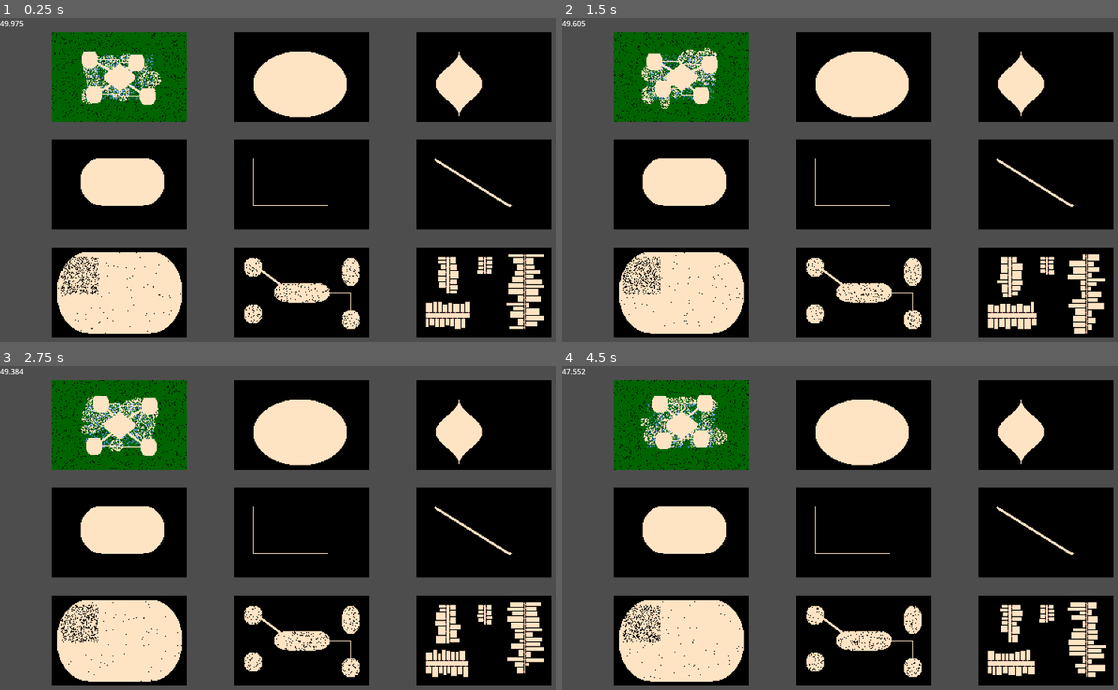
Above: before the commit, frames 1-4 (two rows, left to right).
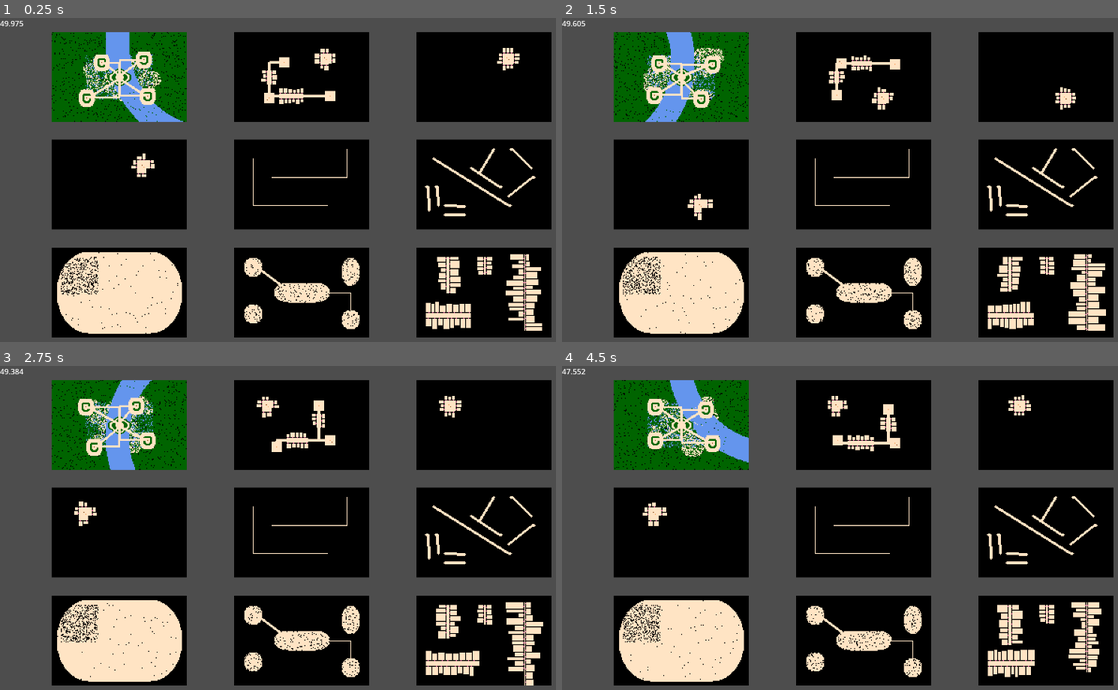
Above: after the commit, the same moments.

Repository: langel/ipsylial
Game: Godot game, scene res://scenes/9_level_dungeon_gen.tscn
Same seed, same stepped clock (60 frames per second), same inputs: the game is played once before the commit and once after it.
Inputs (mouse positions are in pixels of both pictures, inside the frame that each line leads up to):
- Up to frame 1 (0.25 s): no input
- Up to frame 2 (1.5 s): tap Enter at 0.5 s; move the mouse to (995, 170) at 0.52 s; hold D (move_right) 0.53-1.28 s; tap Space (space) at 0.6, 1.25, 1.35 s; move the mouse to (739, 202) at 1.27 s; hold S (move_down) from 1.28 s (still down)
- Up to frame 3 (2.75 s): tap Enter at 2 s; move the mouse to (361, 459) at 2.02 s; release S (move_down) at 2.03 s; hold D (move_right) from 2.03 s (still down); tap Mouse wheel up (zoom_in) at 2.1 s; tap Space (space) at 2.3 s
- Up to frame 4 (4.5 s): tap Space (space) at 2.75, 3.05, 3.6, 4.25, 4.35 s; move the mouse to (834, 602) at 2.77 s; release D (move_right) at 2.78 s; hold W (move_up) 2.78-3.53 s; tap Mouse wheel down (zoom_out) at 2.85 s; tap Enter at 3.5 s; move the mouse to (1040, 586) at 3.52 s; hold A (move_left) from 3.53 s (still down); move the mouse to (684, 482) at 4.27 s

The runs differ from the first frame. In frame 1, 9.5% of the frame differs, in the area x 10-98%, y 4-98%; in frame 2, 10%; in frame 3, 10%; in frame 4, 10%, in the area x 9-98%, y 4-97%.

Commit message:
finally some decent looking map stuff

Diff:
--- a/scripts/dungeon.gd
+++ b/scripts/dungeon.gd
@@ -56,13 +56,21 @@
 	return data
 
 func gen_terrain(data: Array):
+	var rooms = []
+	var stair
 	var stairs = []
+	var stairs_old = []
 	var x = 0 # scratch registers
 	var y = 0
 	var s = 0
+	var d
+	var r
+
+
 	# level 1 - outside - walls are trees and flowers
-	push_warning('level 1')
 	level_fill(data[0], tile.forrest)
+	level_fill_ovoid(data[0], Rect2(width/2-17,height/2-17,34,34), tile.floor)
+	# starting noise
 	for i in 19:  #19
 		x = rngmod(width/2)+width/5
 		y = rngmod(height/2)+height/6
@@ -70,39 +78,183 @@
 	level_noise(data[0], tile.wall, Rect2(0, 0, width, height), 1337)
 	level_noise(data[0], tile.water, Rect2(width/4, height/4, width/2, height/2), 1337)
 	level_noise(data[0], tile.forrest, Rect2(0, 0, width, height), 7878)
-	level_carve_ovoid(data[0], Rect2(width/2-17,height/2-17,34,34))
+	# river
+	y = height/2
+	y += rngmod(160) - 80
+	x = width/2
+	if (rngmod(2)):
+		level_arc_fine(data[0], Vector2(x+100, y), 500, 1000, 90, 25, tile.water)
+	else:
+		level_arc_fine(data[0], Vector2(x-100, y), 0, 500, 90, 25, tile.water)
+	# center
+	level_fill_ovoid(data[0], Rect2(width/2-13,height/2-13,26,26), tile.forrest)
+	level_fill_ovoid(data[0], Rect2(width/2-11,height/2-11,22,22), tile.floor)
+	level_fill_ovoid(data[0], Rect2(width/2-9,height/2-9,18,18), tile.forrest)
+	level_fill_ovoid(data[0], Rect2(width/2-5,height/2-5,10,10), tile.floor)
 	# stair spaces
 	s = 17
+	# top left
 	x = width/5 + rngmod(width/8)
 	y = height/6 + rngmod(height/8)
-	level_carve_rounded(data[0], Rect2(x, y, s, s))
+	rooms.append(Rect2(x, y, s, s))
+	level_fill_rounded(data[0], Rect2(x, y, s, s), tile.floor)
+	level_fill_rounded(data[0], Rect2(x+4, y+4, s-8, s-8), tile.forrest)
+	level_fill_rounded(data[0], Rect2(x+6, y+6, s-12, s-12), tile.floor)
 	level_carve_path(data[0], Vector2(x+s/2, y+s/2), Vector2(width/2, height/2))
+	level_carve_path(data[0], Vector2(x+s/2, y+s/2+1), Vector2(width/2-1, height/2))
 	level_carve_corridor(data[0], Vector2(x+s/2, y+s/2), Vector2(width/2, height/2))
+	stairs.append(Vector2(x+s/2, y+s/2))
+	data_write(data[0], x+s/2, y+s/2, tile.stair_down)
+	# top right
 	x = width - width/5 - rngmod(width/8) - s
 	y = height/6 + rngmod(height/8)
+	rooms.append(Rect2(x, y, s, s))
 	level_carve_rounded(data[0], Rect2(x, y, s, s))
+	level_fill_rounded(data[0], Rect2(x+4, y+4, s-8, s-8), tile.forrest)
+	level_fill_rounded(data[0], Rect2(x+6, y+6, s-12, s-12), tile.floor)
 	level_carve_path(data[0], Vector2(x+s/2, y+s/2), Vector2(width/2, height/2))
+	level_carve_path(data[0], Vector2(x+s/2, y+s/2+1), Vector2(width/2+1, height/2))
 	level_carve_corridor(data[0], Vector2(x+s/2, y+s/2), Vector2(width/2, height/2))
+	stairs.append(Vector2(x+s/2, y+s/2))
+	data_write(data[0], x+s/2, y+s/2, tile.stair_down)
+	# bottom right
+	x = width - width/5 - rngmod(width/8) - s
+	y = height - height/6 - rngmod(height/8) - s
+	rooms.append(Rect2(x, y, s, s))
+	level_carve_rounded(data[0], Rect2(x, y, s, s))
+	level_fill_rounded(data[0], Rect2(x+4, y+4, s-8, s-8), tile.forrest)
+	level_fill_rounded(data[0], Rect2(x+6, y+6, s-12, s-12), tile.floor)
+	level_carve_path(data[0], Vector2(x+s/2, y+s/2), Vector2(width/2, height/2))
+	level_carve_path(data[0], Vector2(x+s/2, y+s/2-1), Vector2(width/2+1, height/2))
+	level_carve_corridor(data[0], Vector2(x+s/2, y+s/2), Vector2(width/2, height/2))
+	stairs.append(Vector2(x+s/2, y+s/2))
+	data_write(data[0], x+s/2, y+s/2, tile.stair_down)
+	# bottom left
 	x = width/5 + rngmod(width/8)
 	y = height - height/6 - rngmod(height/8) - s
+	rooms.append(Rect2(x, y, s, s))
 	level_carve_rounded(data[0], Rect2(x, y, s, s))
+	level_fill_rounded(data[0], Rect2(x+4, y+4, s-8, s-8), tile.forrest)
+	level_fill_rounded(data[0], Rect2(x+6, y+6, s-12, s-12), tile.floor)
 	level_carve_path(data[0], Vector2(x+s/2, y+s/2), Vector2(width/2, height/2))
+	level_carve_path(data[0], Vector2(x+s/2, y+s/2-1), Vector2(width/2-1, height/2))
 	level_carve_corridor(data[0], Vector2(x+s/2, y+s/2), Vector2(width/2, height/2))
-	x = width - width/5 - rngmod(width/8) - s
-	y = height - height/6 - rngmod(height/8) - s
-	level_carve_rounded(data[0], Rect2(x, y, s, s))
-	level_carve_path(data[0], Vector2(x+s/2, y+s/2), Vector2(width/2, height/2))
-	level_carve_corridor(data[0], Vector2(x+s/2, y+s/2), Vector2(width/2, height/2))
+	stairs.append(Vector2(x+s/2, y+s/2))
+	data_write(data[0], x+s/2, y+s/2, tile.stair_down)
+
+
 	# level 2
-	level_carve_elipse(data[1], Rect2(20,20,100,70))
+	#level_carve_elipse(data[1], Rect2(20,20,100,70))
+	#level_arc(data[1], Vector2(width/2, height/2), 0, 90, 25, 9, tile.water)
+	stairs_old = stairs
+	stairs = []
+	var stair_different = rngmod(4)
+	s = stair_different
+	stair = Vector2(stairs_old[s].x -2, stairs_old[s].y -2)
+	stairs.append(stair)
+	level_carve_hallway(data[1], Vector2(stair.x - 4, stair.y - 4), true, 12, 4, Vector2(3,3), Vector2(3,3))
+	level_carve_hallway(data[1], Vector2(stair.x - 4, stair.y - 4), false, 12, 4, Vector2(3,3), Vector2(3,3))
+	data_write(data[1], stairs_old[s].x, stairs_old[s].y, tile.stair_up)
+	data_write(data[1], stair.x, stair.y, tile.stair_down)
+	for i in 4:
+		var temp_s = (s + i) % 4
+		var next_s = (temp_s + 1) % 4
+		if (temp_s == stair_different):
+			continue
+		if (temp_s == 0):
+			level_carve_rect(data[1], Rect2(stairs_old[temp_s].x-5, stairs_old[temp_s].y-5, 11, 11))
+			d = stairs_old[next_s].x - stairs_old[temp_s].x
+			r = d / 5
+			if (temp_s != (s+3)%4):
+				level_carve_rect(data[1], Rect2(stairs_old[temp_s].x, stairs_old[temp_s].y-1, d, 3))
+				level_carve_corridor(data[1], Vector2(stairs_old[temp_s].x+d, stairs_old[temp_s].y), Vector2(stairs_old[next_s].x+1, stairs_old[next_s].y+1))
+				level_carve_hallway(data[1], Vector2(stairs_old[temp_s].x+11, stairs_old[temp_s].y-2), false, 5, r, Vector2(3,3), Vector2(3,3))
+			data_write(data[1], stairs_old[temp_s].x, stairs_old[temp_s].y, tile.stair_up)
+		if (temp_s == 1):
+			level_carve_rect(data[1], Rect2(stairs_old[temp_s].x-5, stairs_old[temp_s].y-5, 11, 11))
+			d = stairs_old[next_s].y - stairs_old[temp_s].y
+			r = d / 5
+			if (temp_s != (s+3)%4):
+				level_carve_rect(data[1], Rect2(stairs_old[temp_s].x-1, stairs_old[temp_s].y, 3, d))
+				level_carve_corridor(data[1], Vector2(stairs_old[temp_s].x+1, stairs_old[temp_s].y+d), Vector2(stairs_old[next_s].x, stairs_old[next_s].y+1))
+				level_carve_hallway(data[1], Vector2(stairs_old[temp_s].x-2, stairs_old[temp_s].y+9), true, 5, r, Vector2(3,3), Vector2(3,3))
+			data_write(data[1], stairs_old[temp_s].x, stairs_old[temp_s].y, tile.stair_up)
+		if (temp_s == 2):
+			level_carve_rect(data[1], Rect2(stairs_old[temp_s].x-5, stairs_old[temp_s].y-5, 11, 11))
+			d = stairs_old[temp_s].x - stairs_old[next_s].x
+			r = d / 5
+			if (temp_s != (s+3)%4):
+				level_carve_rect(data[1], Rect2(stairs_old[temp_s].x-d, stairs_old[temp_s].y-1, d, 3))
+				level_carve_corridor(data[1], Vector2(stairs_old[temp_s].x-d, stairs_old[temp_s].y+1), Vector2(stairs_old[next_s].x+1, stairs_old[next_s].y))
+				level_carve_hallway(data[1], Vector2(stairs_old[temp_s].x-d+11, stairs_old[temp_s].y-2), false, 5, r, Vector2(3,3), Vector2(3,3))
+			data_write(data[1], stairs_old[temp_s].x, stairs_old[temp_s].y, tile.stair_up)
+		if (temp_s == 3):
+			level_carve_rect(data[1], Rect2(stairs_old[temp_s].x-5, stairs_old[temp_s].y-5, 11, 11))
+			d = stairs_old[temp_s].y - stairs_old[next_s].y
+			r = d / 5
+			if (temp_s != (s+3)%4):
+				level_carve_rect(data[1], Rect2(stairs_old[temp_s].x-1, stairs_old[temp_s].y-d, 3, d))
+				level_carve_corridor(data[1], Vector2(stairs_old[temp_s].x+1, stairs_old[temp_s].y-d), Vector2(stairs_old[next_s].x, stairs_old[next_s].y+1))
+				level_carve_hallway(data[1], Vector2(stairs_old[temp_s].x-2, stairs_old[temp_s].y-d+9), true, 5, r, Vector2(3,3), Vector2(3,3))
+			data_write(data[1], stairs_old[temp_s].x, stairs_old[temp_s].y, tile.stair_up)
+		if (temp_s == (stair_different+2)%4):
+			x = stairs_old[temp_s].x
+			y = stairs_old[temp_s].y
+			if (temp_s == 0):
+				x -= 2
+				y -= 2
+			if (temp_s == 1):
+				x += 2
+				y -= 2
+			if (temp_s == 2):
+				x += 2
+				y += 2
+			if (temp_s == 3):
+				x -= 2
+				y += 2
+			stair = Vector2(x, y)
+			stairs.append(stair)
+			data_write(data[1], stair.x, stair.y, tile.stair_down)
+
+
+
 	# level 3
-	level_carve_ovoid(data[2], Rect2(20,20,50,70))
+	#level_fill_ovoid(data[2], Rect2(20,20,50,70), tile.floor)
+	stairs_old = stairs
+	stairs = []
+	stair = Vector2(stairs_old[0].x +2, stairs_old[0].y +2)
+	stairs.append(stair);
+	level_carve_hallway(data[2], Vector2(stair.x - 6, stair.y - 6), true, 12, 7, Vector2(3,3), Vector2(3,1))
+	level_carve_hallway(data[2], Vector2(stair.x - 6, stair.y - 6), false, 12, 7, Vector2(3,3), Vector2(1,3))
+	data_write(data[2], stairs_old[0].x, stairs_old[0].y, tile.stair_up)
+	data_write(data[2], stair.x, stair.y, tile.stair_down)
+
+
 	# level 4
-	level_carve_rounded(data[3], Rect2(30,20,90,50))
+	#level_carve_rounded(data[3], Rect2(30,20,90,50))
+	stairs_old = stairs
+	stairs = []
+	stair = Vector2(stairs_old[0].x -2, stairs_old[0].y -2)
+	stairs.append(stair);
+	level_carve_hallway(data[3], Vector2(stair.x - 5, stair.y - 5), true, 14, 5, Vector2(3,3), Vector2(4,3))
+	level_carve_hallway(data[3], Vector2(stair.x - 5, stair.y - 5), false, 14, 5, Vector2(3,3), Vector2(3,5))
+	data_write(data[3], stairs_old[0].x, stairs_old[0].y, tile.stair_up)
+	data_write(data[3], stair.x, stair.y, tile.stair_down)
+
+
 	# level 5
 	level_carve_path(data[4], Vector2(100,70), Vector2(20,20))
+	level_carve_path(data[4], Vector2(40,40), Vector2(120,10))
 	# level 6
 	level_carve_corridor(data[5], Vector2(100,70), Vector2(20,20))
+	level_carve_corridor(data[5], Vector2(100,10), Vector2(120,30))
+	level_carve_corridor(data[5], Vector2(125,40), Vector2(100,60))
+	level_carve_corridor(data[5], Vector2(90,50), Vector2(60,30))
+	level_carve_corridor(data[5], Vector2(65,35), Vector2(80,10))
+	level_carve_corridor(data[5], Vector2(10,50), Vector2(11,75))
+	level_carve_corridor(data[5], Vector2(20,50), Vector2(21,70))
+	level_carve_corridor(data[5], Vector2(30,70), Vector2(51,71))
+	level_carve_corridor(data[5], Vector2(30,80), Vector2(51,80))
 	# level 7
 	level_carve_rounded(data[6], Rect2(5,5,width-10,height-10))
 	level_noise(data[6], tile.wall, Rect2(10, 10, 40, 40), 500)
@@ -122,6 +274,27 @@
 	level_carve_hallway(data[8], Vector2(115, 7), true, 1, 27, Vector2(3,3), Vector2(17,5))
 	level_carve_hallway(data[8], Vector2(10, 70), false, 5, 17, Vector2(3,7), Vector2(5, 5))
 
+func level_arc(data: Array, origin: Vector2, start: int, end: int, radius: int, width: int, tile_type: tile):
+	var d = start if (start < end) else end
+	for i in width:
+		if (start > end):
+			for j in (start - end):
+				data_write(data, origin.x + sin(((end+j)/360.0)*TAU)*(radius+i), origin.y + cos(((end+j)/360.0)*TAU)*(radius+i), tile_type)
+		else:
+			for j in (end - start):
+				data_write(data, origin.x + sin(((start+j)/360.0)*TAU)*(radius+i), origin.y + cos(((start+j)/360.0)*TAU)*(radius+i), tile_type)
+
+func level_arc_fine(data: Array, origin: Vector2, start: int, end: int, radius: int, width: int, tile_type: tile):
+	var d = start if (start < end) else end
+	for i in width:
+		if (start > end):
+			for j in (start - end):
+				data_write(data, origin.x + sin(((end+j)/1000.0)*TAU)*(radius+i), origin.y + cos(((end+j)/1000.0)*TAU)*(radius+i), tile_type)
+		else:
+			for j in (end - start):
+				data_write(data, origin.x + sin(((start+j)/1000.0)*TAU)*(radius+i), origin.y + cos(((start+j)/1000.0)*TAU)*(radius+i), tile_type)
+
+
 func level_fill(data: Array, type: tile):
 	for x in width:
 		for y in height:
@@ -132,7 +305,7 @@
 	for i in amount:
 		data[rect.position.x+(rng_next_int()%int(rect.size.x))][rect.position.y+(rng_next_int()%int(rect.size.y))] = type
 
-func level_carve_ovoid(data: Array, rect: Rect2):
+func level_fill_ovoid(data: Array, rect: Rect2, tile_type: tile):
 	var mid = rect.size.x / 2
 	for y in rect.size.y:
 		var length = sin((y / rect.size.y)*PI)
@@ -140,8 +313,8 @@
 		length *= mid
 		for x in length:
 			if (x+rect.position.x+mid < width and y+rect.position.y < height):
-				data[x+rect.position.x+mid][y+rect.position.y] = tile.floor
-				data[(mid-x)+rect.position.x][y+rect.position.y] = tile.floor
+				data_write(data, x+rect.position.x+mid, y+rect.position.y, tile_type)
+				data_write(data, (mid-x)+rect.position.x, y+rect.position.y, tile_type)
 
 func level_carve_elipse(data: Array, rect: Rect2):
 	var mid = rect.size.x / 2
@@ -156,6 +329,16 @@
 					data[x+rect.position.x+mid][y+rect.position.y] = tile.floor
 					data[(mid-x)+rect.position.x][y+rect.position.y] = tile.floor
 
+func level_fill_rounded(data: Array, rect: Rect2, tile_type: tile):
+	var mid = rect.size.x / 2
+	for a in 180:
+		var length = ceil((sin((a/180.0)*PI) * 0.5 + 0.5) * mid)
+		var y = (cos((a/180.0)*PI) * 0.5 + 0.5) * rect.size.y
+		for x in length:
+			if (x+rect.position.x+mid < width and y+rect.position.y < height):
+				data_write(data, x+rect.position.x+mid, y+rect.position.y, tile_type)
+				data_write(data, (mid-x)+rect.position.x, y+rect.position.y, tile_type)
+
 func level_carve_rounded(data: Array, rect: Rect2):
 	var mid = rect.size.x / 2
 	for a in 180:
@@ -173,7 +356,7 @@
 
 func level_carve_path(data: Array, start: Vector2, end: Vector2):
 	if (start.x < end.x):
-		for x in (end.x - start.x):
+		for x in (end.x - start.x + 1):
 			data_write(data, x + start.x, start.y, tile.floor)
 	else:
 		for x in (start.x - end.x):
@@ -201,7 +384,7 @@
 		data_write(data, x, y-1, tile.floor)
 		var e2 = err * 2
 		if e2 > dy:
-			if x == end.x:
+			if x == end.x and y == end.y:
 				break
 			err += dy
 			x += sx
